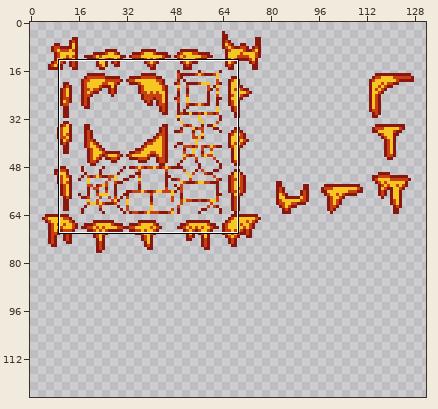
Sprite sheet, stored at Assets/Art/Sprites/Tileset_Lava.png. Above, an overview of the earlier version with the close-up marked.
Close-up. Earlier state:
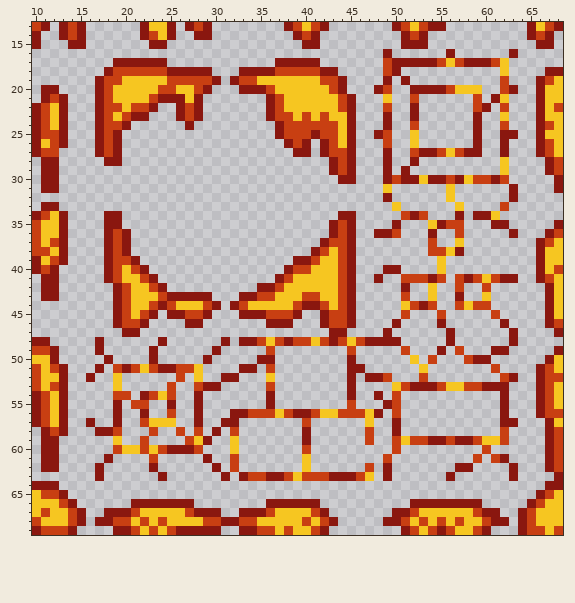
The file is 384x192 pixels. Shown: x 10..68, y 13..69. The wide view leaves out empty margins. The commit also changed other parts of the picture, which this record leaves out.
Now the later version:
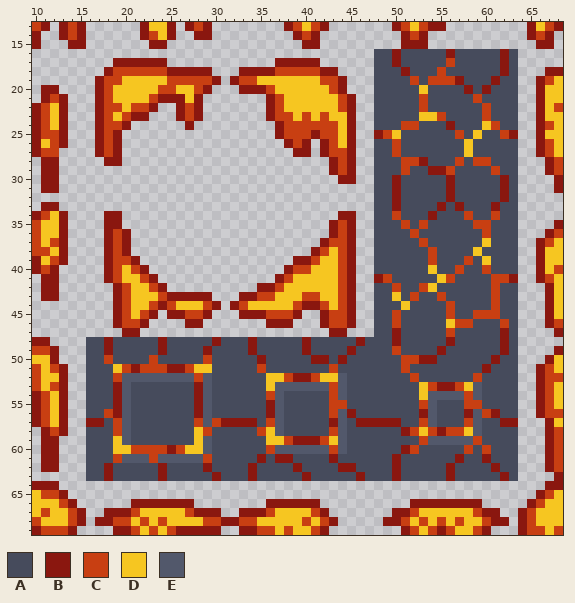
Palette (. is transparent): A #464b5c  B #8a170f  C #c83f12  D #f6c621  E #52586b
What changed:
y 16: x 48..55 .B...... -> AABAAAAA; x 57..63 ......B -> AAAAABA
y 17: x 48..49 .C -> AA; x 51..63 BBBBCDCBBBCD. -> AAAAACAAAAABA
y 18: x 48..63 .CB...........D. -> AAABAAACAAAAAABA
y 19: x 48..63 .B.B..........C. -> AAAACACCCBAAABAA
y 20: x 48..63 BC..BBBBCDDD..CB -> AAAAADAAAABABAAA
y 21: x 48..58 .D..C...... -> AAAAACAAAAA; x 60..63 .BD. -> AAAA
y 22: x 48..63 .C..B......CB.C. -> AAAAACAAAAAACAAA
y 23: x 48..63 .B..B......B..D. -> AAAAADDCAAAACAAA
y 24: x 48..51 .B.. -> AAAC; x 53..63 ......B..C. -> AAABAAADCAA
y 25: x 50..62 ..D......B..B -> DAAAAAACADAAC
y 26: x 48..63 .C..D......B..B. -> AACAAAAAAADAAAAA
y 27: x 48..63 .B..CBBCDCBB..B. -> AACAAAAAAADAAAAA
y 28: x 48..63 .B..B.........D. -> AAACCBAAACACCAAA
y 29: x 48..63 .B.B..........D. -> AAACAABBCAAAACAA
y 30: x 48..63 .BCBBDBBCBDCCBC. -> AABAAAAABAAAAABA
y 31: x 48..63 .D......D......B -> AABAAAAABAAAAABA
y 32: x 48..63 .B......D......B -> AABAAAAABAAAAABA
y 33: x 48..63 ..D......D....C. -> AABAAAABABAAABAA
y 34: x 48..63 ...CBC...B.BBD.. -> AACAAABAAACAACAA
y 35: x 48..63 ..B...DBCC...BB. -> AAACACAAAAACCAAA
y 36: x 48..63 BBC...B..C.....B -> AAAACAAAAAAACAAA
y 37: x 48..63 ......C..D...... -> AAAAACAAAAAADAAA
y 38: x 48..53 ...... -> AAAAAA; x 55..63 CDB...... -> AAAADAAAA
y 39: x 48..63 .......D........ -> AAAAAACAAACADAAA
y 40: x 48..63 .BB....D........ -> AAAAAADAACAACAAA
y 41: x 49..60 ..CCCBC.CBCD -> CAAAAADCAAAA; x 62 B -> C
y 42: x 48..53 ...B.. -> AACAAC; x 55..63 ..C..C... -> AAAAAACAA
y 43: x 48..63 ...C..D..B..D... -> AADACAACAAAAACAA
y 44: x 48..50 ... -> AAA; x 52..63 CBC..CDCC... -> AAAACAAAACAA
y 45: x 48..60 ...C...C..... -> AACAAAAACAACC; x 62..63 .. -> AA
y 46: x 48..63 ..B....B......B. -> AACAAAAADCCAAACA
y 47: x 48..63 .B......B......B -> AABAAAAACAAAAABA
y 48: x 16..23 .B...... -> AABAAAAA; x 25..33 ......B.B -> AAAAABAAA; x 35..49 CDCBCCDCBCDCBBB -> AAAAABAAAAABAAA; x 51..55 ..... -> AAAAA; x 57..63 ......B -> AAAAABA
y 49: x 16..54 .B.....B......B.....C........C.....C... -> AABAAAAABAAAABAAAABAAAAABAAAABAAAACAAAA; x 56..61 .C...B -> AAAAAA; x 63 . -> A
y 50: x 16..34 ..B....B.....B..... -> AACAAAACAAAAACAAAAA; x 36..63 B........B......D.C...CBB... -> AAAAABBABAAAAAACCBBAAAAAABAA
y 51: x 16..22 .B.CBCD -> AAADCBC; x 24 B -> C; x 26 C -> B; x 29..63 ....BB.C........BB......D.......C.. -> DAAAAACAAAAAAACAAAAAAACAAAAAAAABAAA
y 52: x 16..35 B..D......C.D..BB... -> AAACEEEEEEEECEAAAAAA; x 37..63 ........B.BBC...C........CB -> DCBBCDDEAAAAAAACAAAAAACAAAA
y 53: x 16..63 ...D.....C..CBB.....C........B....DCBBBCDDCCBBB. -> AAABEAAAAAAABEAAAAAADEEEEEECEAAAAAAAADCBBCDEAAAA
y 54: x 16..27 ...CC.BCDC.. -> AAABEAAAAAAA; x 29..63 .......B........B..B.C...........B. -> EAAAAAACEAAAAACEAAAAAAAADEEEECEAAAA
y 55: x 16..18 ... -> AAA; x 20..27 .CC..B.. -> EAAAAAAA; x 29..35 ....... -> EAAAAAA; x 37..63 ........C...BC...........B. -> EAAAAACCAAAAAAAACEAAACCAAAA
y 56: x 16..18 ... -> AAC; x 20..27 ..B..C.. -> EAAAAAAA; x 29..63 ...BBCCCDCBBCDDCCCDB.C...........B. -> EAAAAAABEAAAAACEBAAAAAAABEAAABECBAA
y 57: x 17..30 ..B..CDDD..B.. -> BACEAAAAAAACEC; x 33..49 .......C......D.. -> BBACEAAAAABEABBBB; x 51..61 ........... -> AACEAAACEAA
y 58: x 16..18 .BB -> AAA; x 20..63 ...C..C.C.B.C.......B......C..B...........C. -> EAAAAAAADCAAAAACDEAAAAACEAAAAAABCDCBCCDEAAAA
y 59: x 16..18 ... -> AAA; x 20..27 ..C....C -> EAAAAAAA; x 29..39 B..D....... -> EAAAAAADDCB; x 41..52 ......C..CDC -> BCDEAAAAAAAA; x 54..58 BBCBB -> EEEEE; x 60..63 DDC. -> AAAA
y 60: x 16..19 ...C -> AAAD; x 21 D -> C; x 23 D -> C; x 26..59 BBC...D.......C.........C......... -> CDDEAAAAAACEEEEEECEAAAAAABCAAAAACA; x 61..63 ... -> AAA
y 61: x 16..22 ..B.... -> AAACEEE; x 24..63 .....B..C.......D........C.........C.CB. -> EEEEECAAAAABABBAAAABAAAAAABAAAAAABAABAAA
y 62: x 16..63 .B.....B......B.C.......D......C.B.......BB....B -> AABAAAAABAAAABAAAABAAAABAAAABBAAAABAAAAABAAAABAA
y 63: x 16..23 .B...... -> AABAAAAA; x 25..55 ......B.BCCBBCDCCCBBBCD.B...... -> AAAAABAAABAAAAABAAAAABAAABAAAAA; x 57..63 ......B -> AAAAABA
Pixel boxes of the changes (left, top, right, bottom) in both close-ups:
changed: (86, 49, 518, 481)
